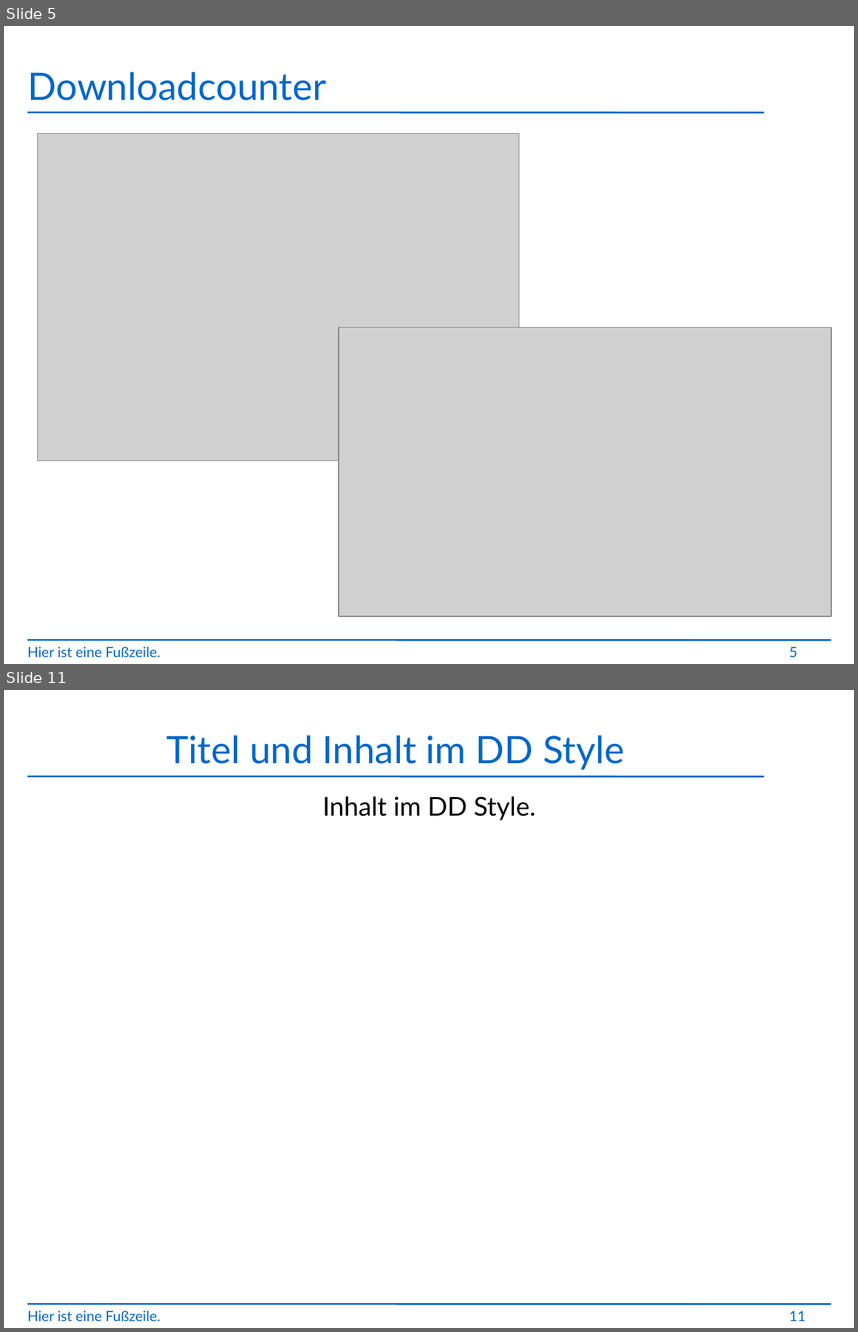
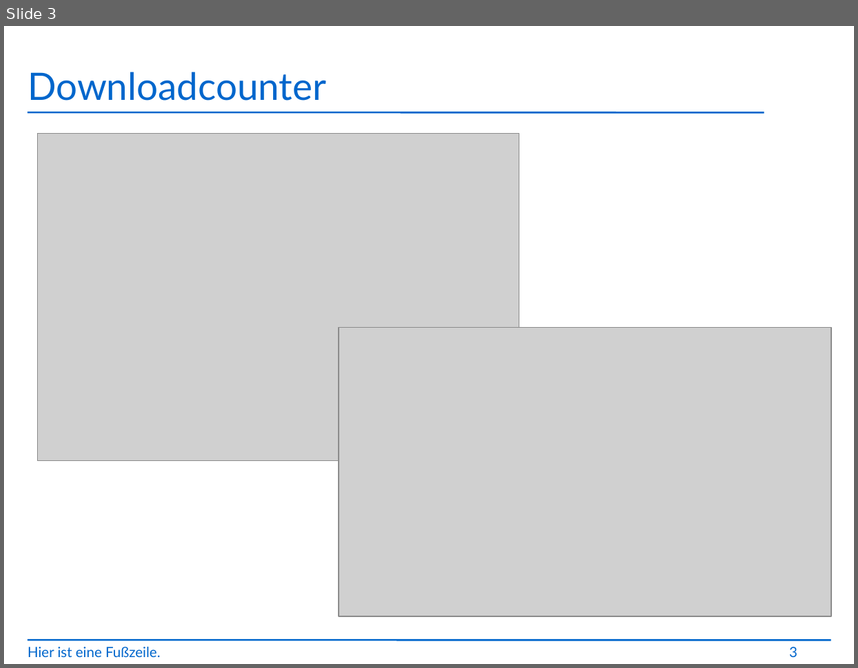
Before and after one commit to jbushe/presentations, a slide deck: presentation.odp. Shown one above the other, each under a label of ours: slides 5 and 11 before the commit, slide 3 after it; the slides between them are not shown. The pictures are 858x1332 and 858x668 pixels, drawn with LibreOffice and Linux fonts; fonts in the diff are those of the drawing; grey boxes stand for pictures; background and template pictures are left out. Boxes give left, top, right and bottom in pixels: in the first picture for what was removed or moved away, otherwise in the second. Text is boxed around its words. In the diff, an @@ line names an element or a change of style, - is before the commit and + after.

```diff
--- a/presentation.odp
+++ b/presentation.odp
@@ slide 11 removed at (x1=4, y1=690, x2=854, y2=1328), background #FFFFFF; not listed: 2 template elements that a slide beside it also shows @@
@@ title removed at (x1=166, y1=735, x2=624, y2=770) @@
-Titel und Inhalt im DD Style
@@ text removed at (x1=323, y1=796, x2=536, y2=820) @@
-Inhalt im DD Style.
@@ text removed at (x1=27, y1=1310, x2=160, y2=1321) @@
-Hier ist eine Fußzeile.
@@ page number removed at (x1=789, y1=1310, x2=806, y2=1321) @@
-11
@@ what was slide 5 is now slide 3 @@
@@ page number at (x1=789, y1=646, x2=797, y2=657): text changed @@
-5
+3
```
Also in this commit, not shown: 3 slides changed, 1 slide added, 5 other slides removed.
